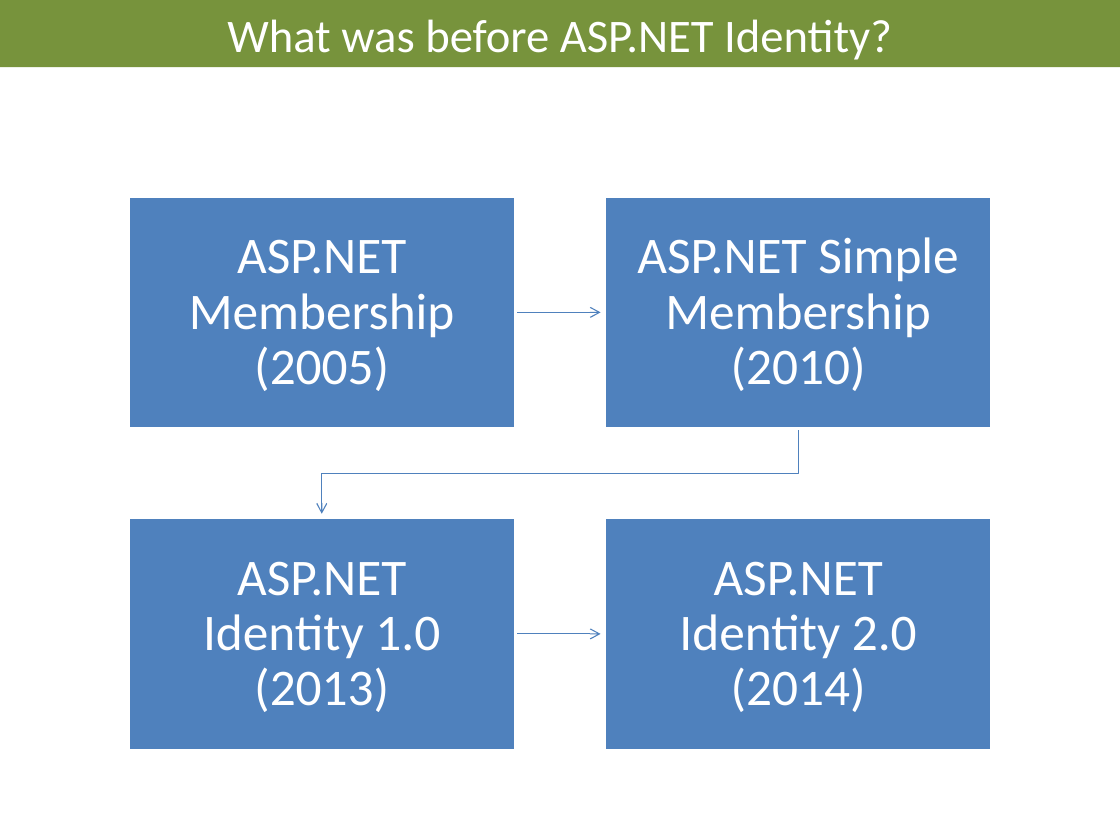
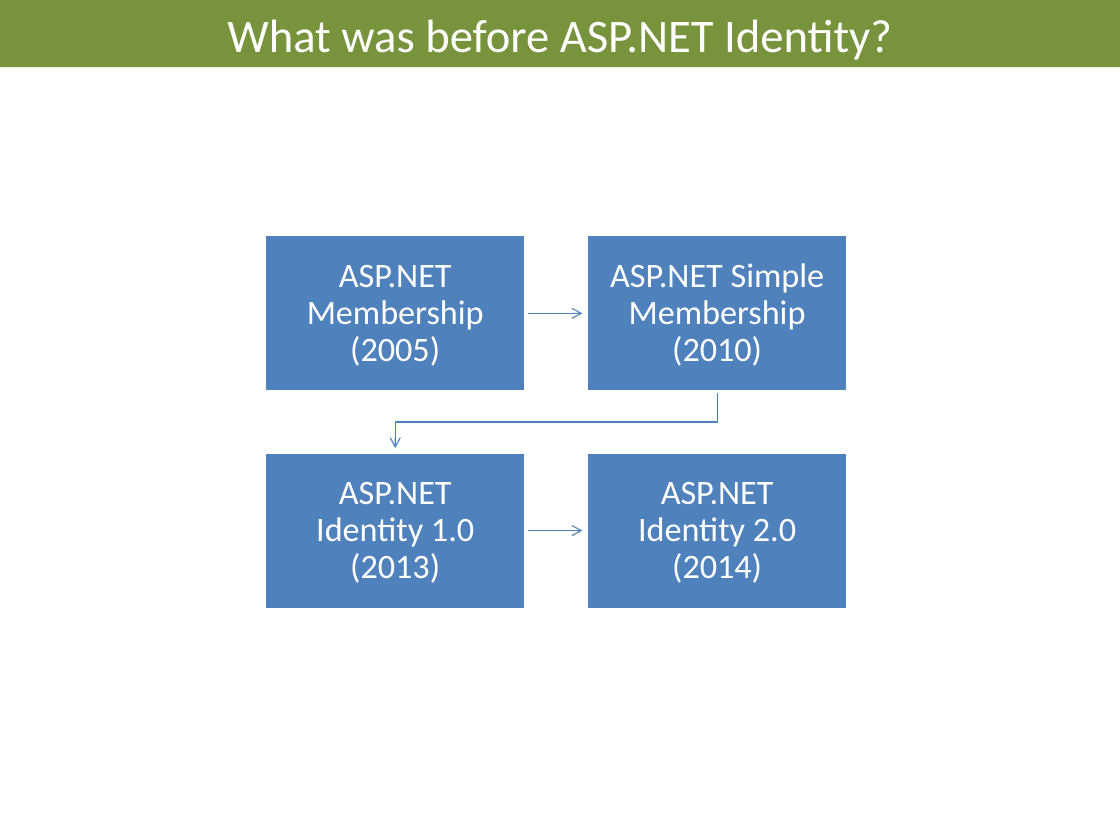
Before and after one commit to AndreasElffors/IdentityTemplate, a slide deck: slide 13 of Documents/Identity-Introduction.pptx. Drawn at 1120x840 pixels with LibreOffice and Linux fonts; fonts in the diff are those of the drawing; background and template pictures are left out. Boxes give left, top, right and bottom in pixels: in the first picture for what was removed or moved away, otherwise in the second. Text is boxed around its words. In the diff, an @@ line names an element or a change of style, - is before the commit and + after.

```diff
--- a/Documents/Identity-Introduction.pptx
+++ b/Documents/Identity-Introduction.pptx
@@ text "ASP.NET Membership (2005)" moved from (x1=189, y1=239, x2=455, y2=391) to (x1=307, y1=265, x2=484, y2=366) @@
@@ rectangle resized from (x1=128, y1=196, x2=515, y2=429) to (x1=264, y1=235, x2=526, y2=392) @@
@@ text "ASP.NET Simple Membership (2010)" moved from (x1=637, y1=237, x2=958, y2=391) to (x1=610, y1=263, x2=825, y2=366) @@
@@ rectangle resized from (x1=605, y1=196, x2=992, y2=429) to (x1=587, y1=235, x2=849, y2=392) @@
@@ freeform shape resized from (x1=515, y1=307, x2=600, y2=318) to (x1=526, y1=308, x2=582, y2=319) @@
@@ freeform shape resized from (x1=321, y1=429, x2=797, y2=514) to (x1=395, y1=392, x2=717, y2=448) @@
@@ text "ASP.NET Identity 1.0 (2013)" moved from (x1=203, y1=561, x2=440, y2=712) to (x1=316, y1=482, x2=474, y2=583) @@
@@ rectangle resized from (x1=128, y1=517, x2=515, y2=750) to (x1=264, y1=452, x2=526, y2=609) @@
@@ size 33 to 22 pt; less space between paragraphs in 4 elements at (x1=307, y1=265, x2=484, y2=366), (x1=610, y1=263, x2=825, y2=366), (x1=316, y1=482, x2=474, y2=583), (x1=638, y1=482, x2=796, y2=583) @@
@@ text "ASP.NET Identity 2.0 (2014)" moved from (x1=679, y1=561, x2=917, y2=712) to (x1=638, y1=482, x2=796, y2=583) @@
@@ rectangle resized from (x1=605, y1=517, x2=992, y2=750) to (x1=587, y1=452, x2=849, y2=609) @@
@@ freeform shape resized from (x1=515, y1=628, x2=600, y2=640) to (x1=526, y1=525, x2=582, y2=536) @@
```
Also in this commit, not shown: 15 other slides changed, 1 slide added.
